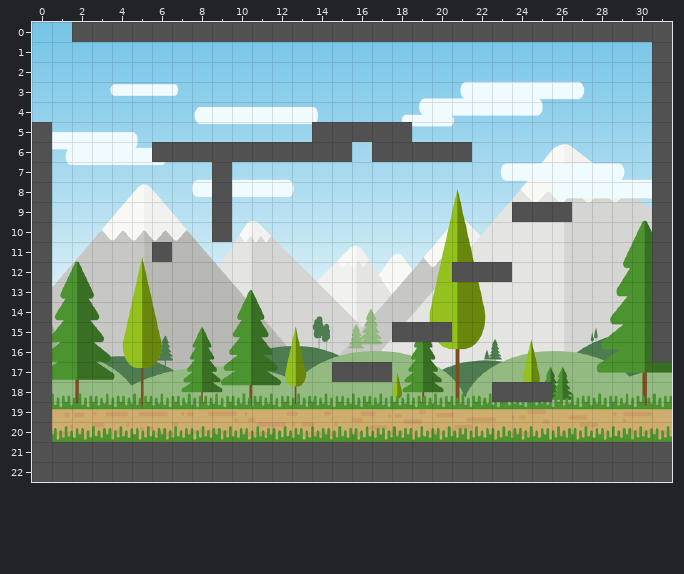
One commit to this Tiled map: chronochroma/assets/tiles/newMethods.tmx. The first picture shows the starting point.
Cells are 32x32 px. Shown: x 0..31, y 0..22.
New version:
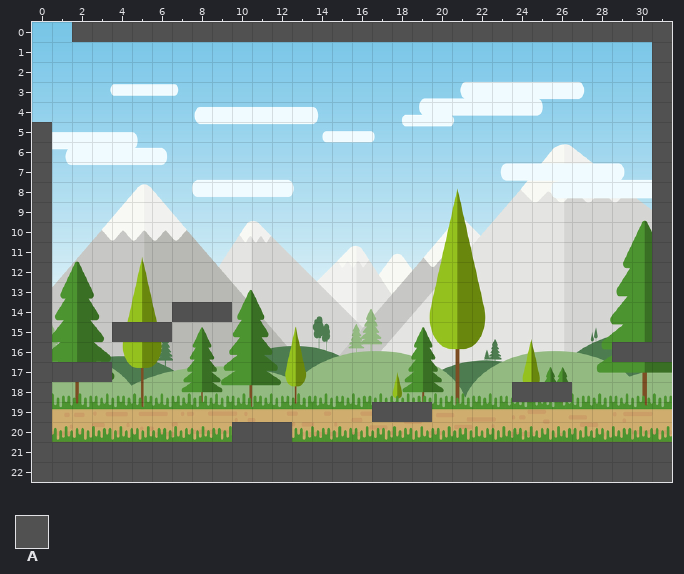
Key: from "dirt": A 0.
_ is an empty cell, . an unchanged one.
Diff:
--- layer "tuiles"
@@ x 6..26 @@
- 5 ........AAAAA........
- 6 AAAAAAAAAA.AAAAA.....
- 7 ...A.................
- 8 ...A.................
- 9 ...A..............AAA
-10 ...A.................
-11 A....................
-12 ...............AAA...
+ 5 ........_____........
+ 6 __________._____.....
+ 7 ..._.................
+ 8 ..._.................
+ 9 ..._..............___
+10 ..._.................
+11 _....................
+12 ...............___...
@@ x 1..30 @@
-14 ......___.....................
-15 ...___...........AAA..........
-16 ............................__
-17 ___...........AAA.............
-18 ......................A.._....
-19 ................___...........
-20 .........___..................
+14 ......AAA.....................
+15 ...AAA...........___..........
+16 ............................AA
+17 AAA...........___.............
+18 ......................_..A....
+19 ................AAA...........
+20 .........AAA..................
